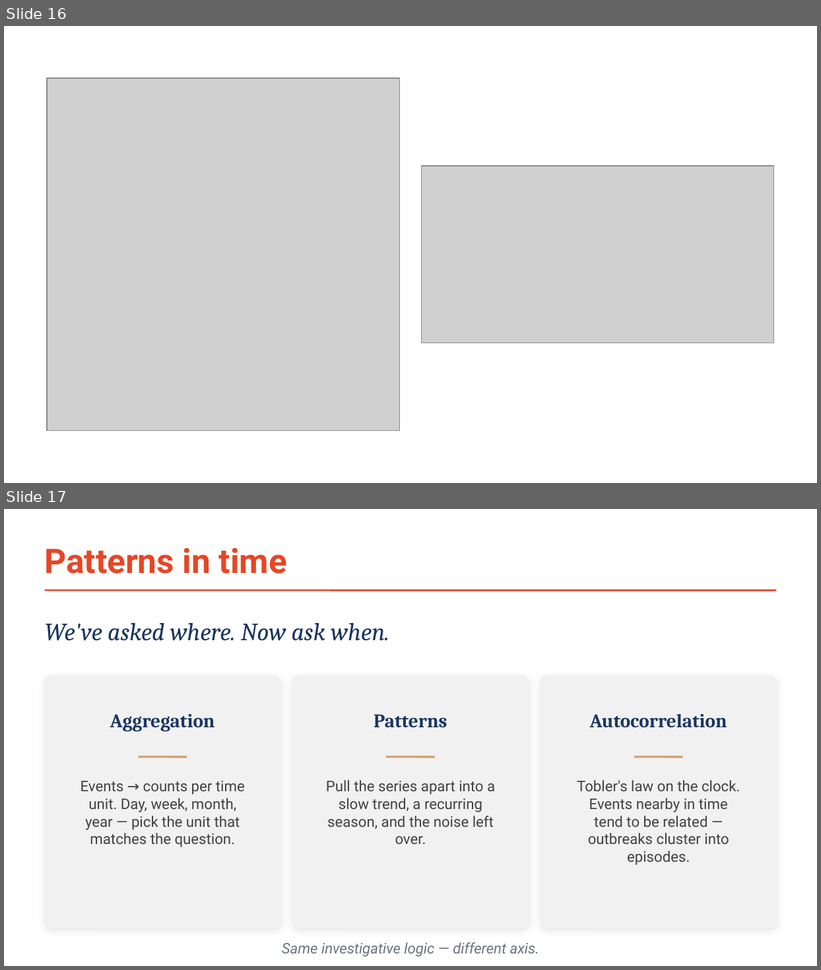
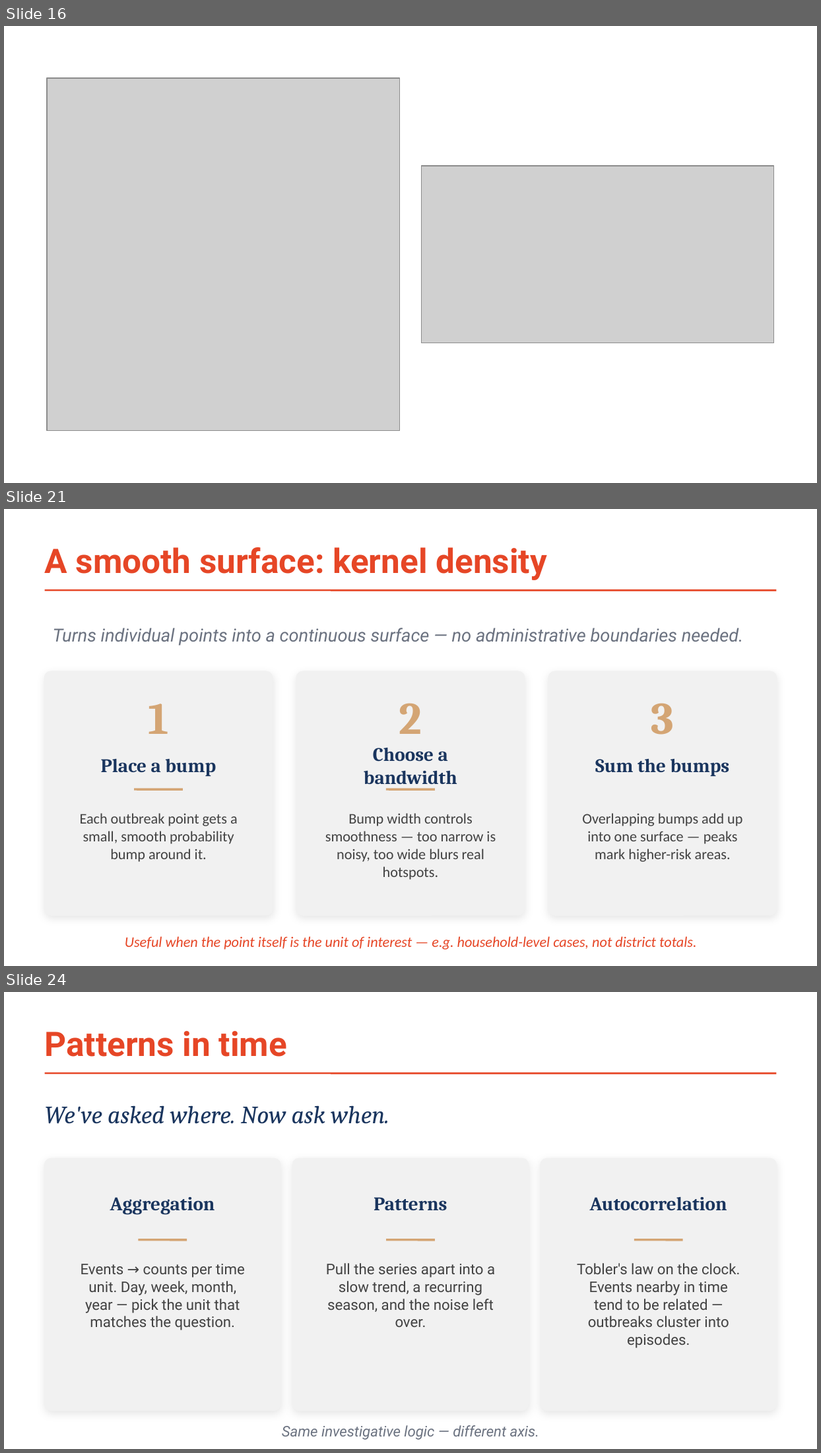
Before and after one commit to RabiesResearch/PH_workshop, a slide deck: part1/ST_Tutorial_Phils2026.pptx. Shown one above the other, each under a label of ours: slides 16 and 17 before the commit, slides 16, 21 and 24 after it; the slides between them are not shown. The pictures are 821x970 and 821x1453 pixels, drawn with LibreOffice and Linux fonts; fonts in the diff are those of the drawing; grey boxes stand for pictures. Boxes give left, top, right and bottom in pixels: in the first picture for what was removed or moved away, otherwise in the second. Text is boxed around its words. In the diff, an @@ line names an element or a change of style, - is before the commit and + after.

```diff
--- a/part1/ST_Tutorial_Phils2026.pptx
+++ b/part1/ST_Tutorial_Phils2026.pptx
@@ slide 21 added at (4,509,817,966), background #FFFFFF @@
@@ text added at (45,547,547,580), 30 pt, text #E64626, bold @@
+A smooth surface: kernel density
@@ line added from (45, 590) to (776, 590), #E64626 1.5 pt @@
@@ text added at (53,628,744,646), 16 pt, text #6B7280, italic @@
+Turns individual points into a continuous surface — no administrative boundaries needed.
@@ rounded rectangle added at (45,671,273,916), fill #F1F1F1, outline #F1F1F1 1 pt @@
@@ rounded rectangle added at (297,671,524,916), fill #F1F1F1, outline #F1F1F1 1 pt @@
@@ rounded rectangle added at (548,671,776,916), fill #F1F1F1, outline #F1F1F1 1 pt @@
@@ text added at (148,704,168,734), 40 pt, text #D4A574, bold @@
+1
@@ text added at (399,703,422,734), 40 pt, text #D4A574, bold @@
+2
@@ text added at (651,703,675,735), 40 pt, text #D4A574, bold @@
+3
@@ text added at (101,758,216,776), 17 pt, text #1A355E, bold @@
+Place a bump
@@ text added at (364,747,457,789), 17 pt, text #1A355E, bold @@
+Choose a bandwidth
@@ text added at (595,758,730,776), 17 pt, text #1A355E, bold @@
+Sum the bumps
@@ line added from (134, 789) to (183, 789), #D4A574 2 pt @@
@@ line added from (386, 789) to (435, 789), #D4A574 2 pt @@
@@ text added at (80,813,238,862), 13 pt, text #424242 @@
+Each outbreak point gets a small, smooth probability bump around it.
@@ text added at (325,813,496,880), 13 pt, text #424242 @@
+Bump width controls smoothness — too narrow is noisy, too wide blurs real hotspots.
@@ text added at (582,813,743,862), 13 pt, text #424242 @@
+Overlapping bumps add up into one surface — peaks mark higher-risk areas.
@@ text added at (125,937,696,950), 13 pt, text #E64626, italic @@
+Useful when the point itself is the unit of interest — e.g. household-level cases, not district totals.
@@ what was slide 17 is now slide 24 @@
```
Also in this commit, not shown: 3 slides changed, 6 other slides added, 4 other files.
